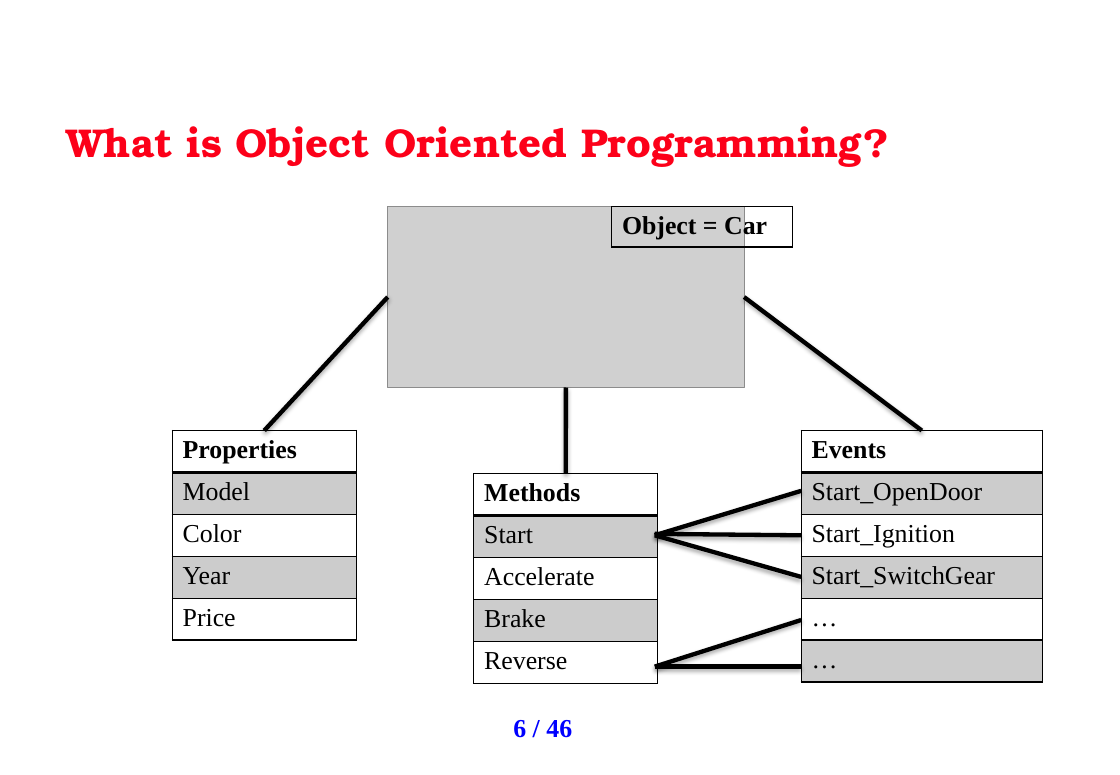
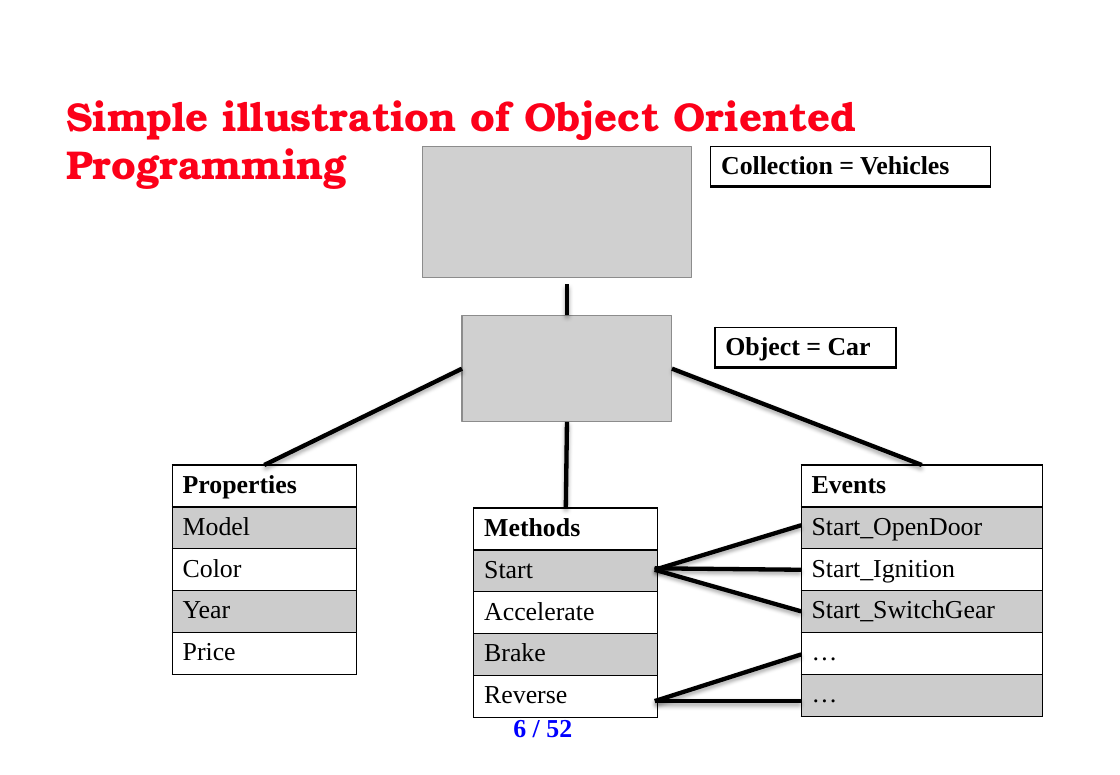
Before and after one commit to uhasan1/Quantitative-Finance, a slide deck: slide 6 of AO VBA Training Slides v3.pptx. Drawn at 1120x775 pixels with LibreOffice and Linux fonts; fonts in the diff are those of the drawing; grey boxes stand for pictures; background and template pictures are left out. Boxes give left, top, right and bottom in pixels: in the first picture for what was removed or moved away, otherwise in the second. Text is boxed around its words. In the diff, an @@ line names an element or a change of style, - is before the commit and + after.

```diff
--- a/AO VBA Training Slides v3.pptx
+++ b/AO VBA Training Slides v3.pptx
@@ title at box(66, 100, 856, 189): text changed @@
-What is Object Oriented Programming?
+Simple illustration of Object Oriented Programming
@@ picture added at box(422, 147, 692, 278) @@
@@ table added at box(712, 147, 992, 188), 1 rows, 1 columns @@
+Collection = Vehicles
@@ line added from (567, 284) to (567, 315), #000000 3 pt @@
@@ picture: place and size @@
-picture at box(388, 207, 745, 388)
+picture at box(462, 315, 672, 422)
@@ table: place and size @@
-table at box(612, 207, 793, 248)
+table at box(716, 328, 897, 369)
@@ line moved from (388, 298) - (265, 431) to (462, 369) - (265, 465) @@
@@ line moved from (745, 298) - (922, 431) to (672, 369) - (922, 465) @@
@@ 6 lines, 3 tables: place and size @@
-6 lines, 3 tables at box(173, 388, 1042, 684)
+6 lines, 3 tables at box(173, 422, 1042, 719)
@@ page number at box(513, 717, 572, 738): text changed @@
-6 / 46
+6 / 52
```
Also in this commit, not shown: 18 other slides changed, 6 slides added.
